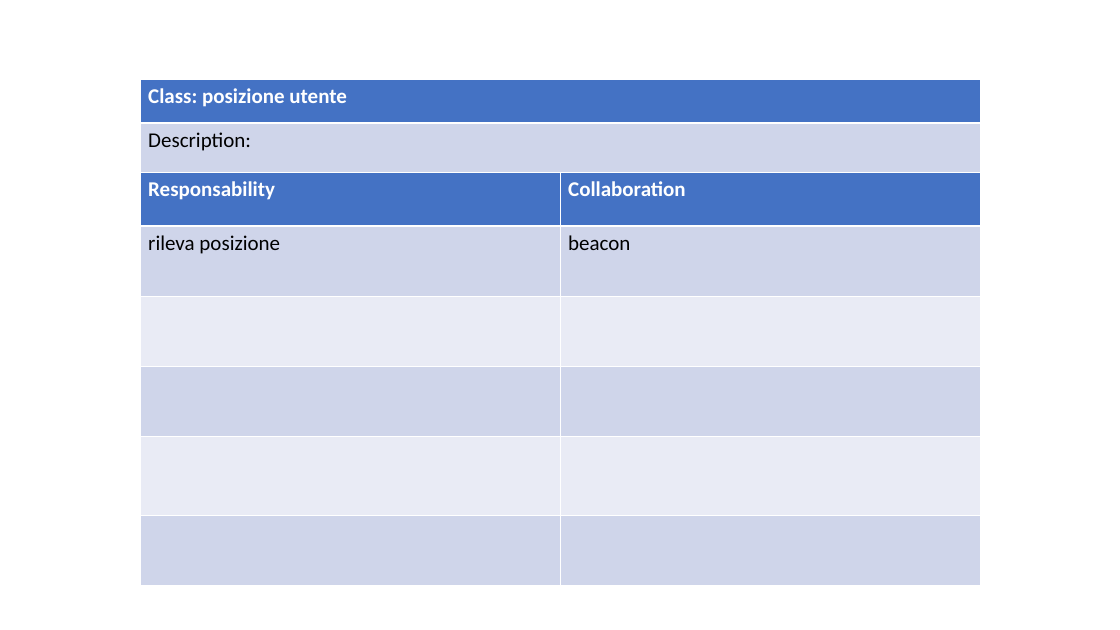
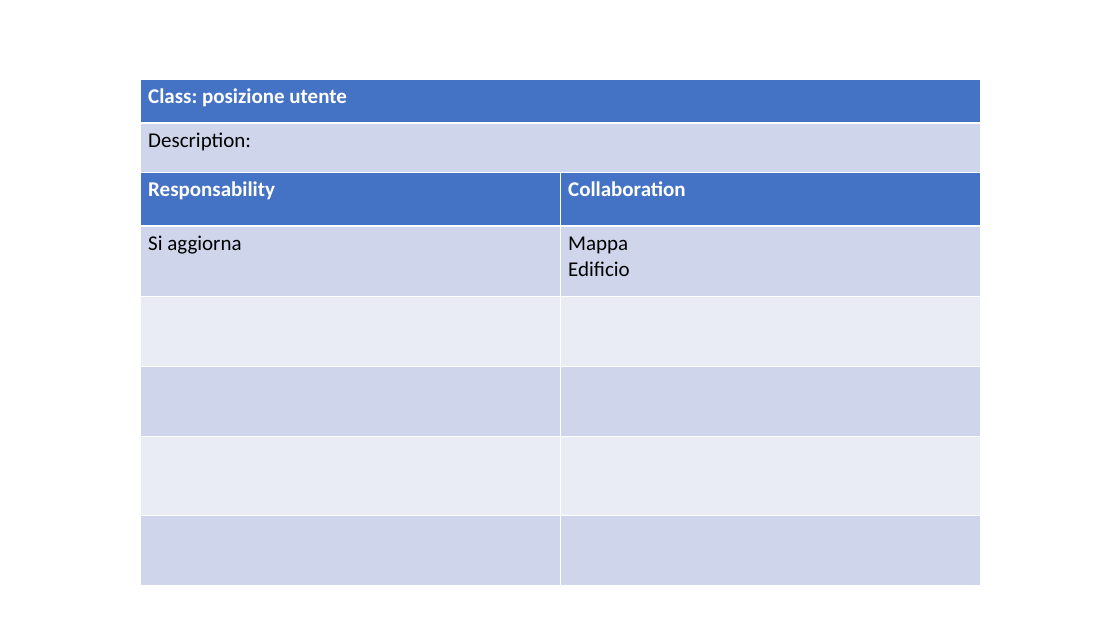
Before and after one commit to ecorradini/ProgettoIDS, a slide deck: slide 6 of AnalisiRequisiti/CRC/UT2/ClassiDiAnalisiUT2.ppt. Drawn at 1120x630 pixels with LibreOffice and Linux fonts; fonts in the diff are those of the drawing. Boxes give left, top, right and bottom in pixels: in the first picture for what was removed or moved away, otherwise in the second. Text is boxed around its words. In the diff, an @@ line names an element or a change of style, - is before the commit and + after.

```diff
--- a/AnalisiRequisiti/CRC/UT2/ClassiDiAnalisiUT2.ppt
+++ b/AnalisiRequisiti/CRC/UT2/ClassiDiAnalisiUT2.ppt
@@ table at (140, 172, 980, 584) @@
-row 2, column 1: rileva posizione
+row 2, column 1: Si aggiorna
-row 2, column 2: beacon
+row 2, column 2: Mappa / Edificio
```
Also in this commit, not shown: 5 other slides changed, 1 slide added, 2 slides removed, 1 other file.
